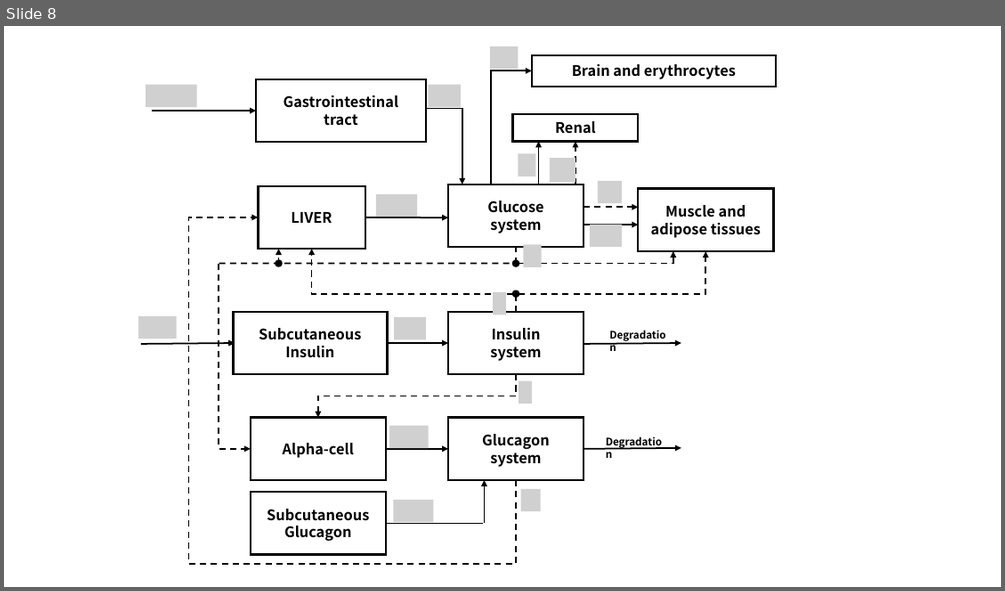
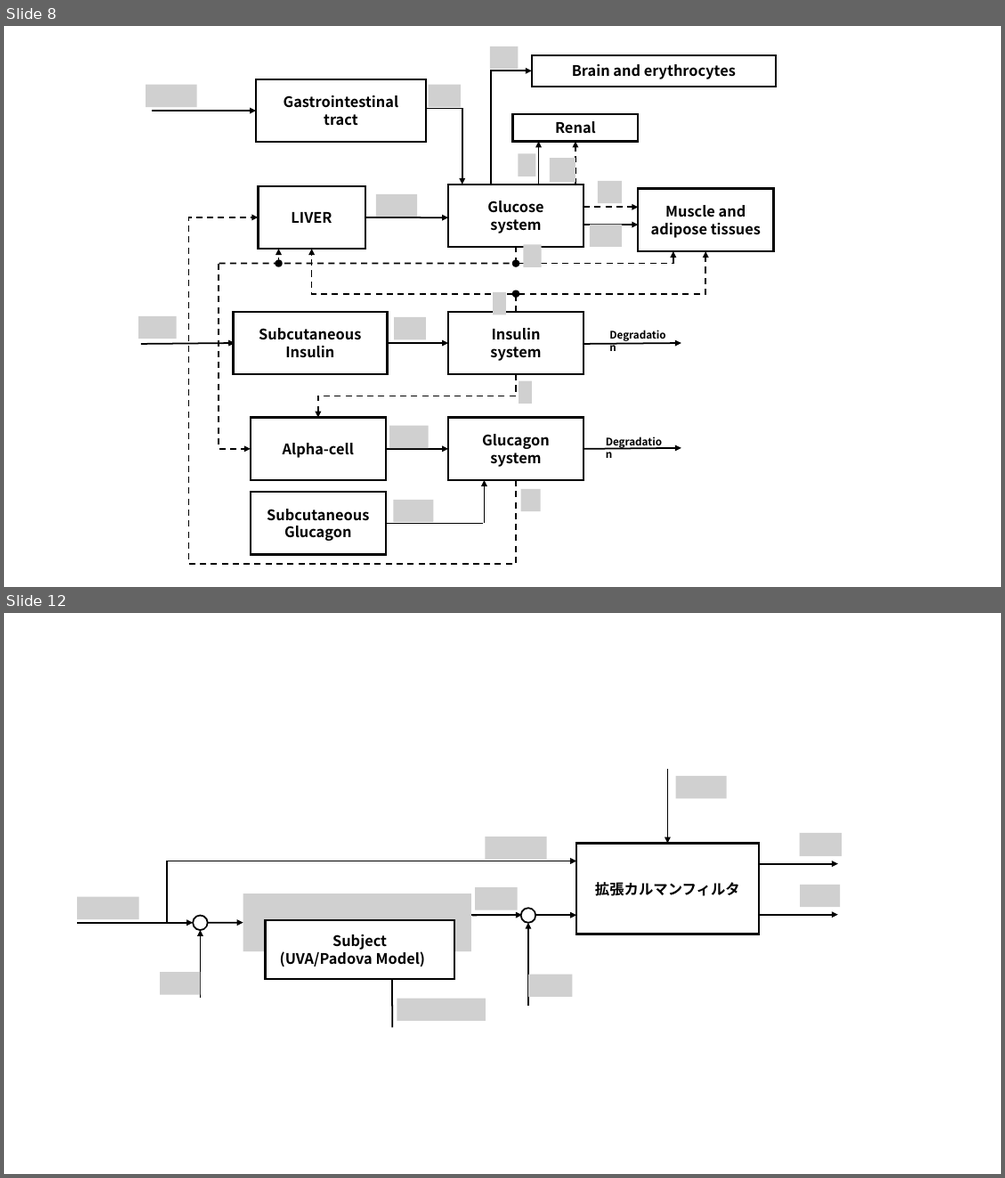
Before and after one commit to res4253/CPHS, a slide deck: fig.pptx. Shown one above the other, each under a label of ours: slide 8 before the commit, slides 8 and 12 after it; the slides between them are not shown. The pictures are 1005x591 and 1005x1178 pixels, drawn with LibreOffice and Linux fonts; fonts in the diff are those of the drawing; grey boxes stand for pictures. Boxes give left, top, right and bottom in pixels: in the first picture for what was removed or moved away, otherwise in the second. Text is boxed around its words. In the diff, an @@ line names an element or a change of style, - is before the commit and + after.

```diff
--- a/fig.pptx
+++ b/fig.pptx
@@ slide 12 added at [4,613,1001,1174], background #FFFFFF @@
@@ arrow added from (667, 769) to (667, 844), #000000 1.5 pt @@
@@ picture added at [676,776,727,798] @@
@@ picture added at [485,836,547,859] @@
@@ rectangle added at [577,844,760,934], fill #FFFFFF, outline #000000 2 pt, 14 pt, text #000000, bold @@
+拡張カルマンフィルタ
@@ picture added at [800,833,841,856] @@
@@ line added from (167, 923) to (167, 861), #000000 1.5 pt @@
@@ arrow added from (167, 861) to (577, 861), #000000 1.5 pt @@
@@ arrow added from (759, 863) to (838, 863), #000000 1.5 pt @@
@@ picture added at [77,896,139,919] @@
@@ picture added at [243,893,471,952] @@
@@ picture added at [475,887,517,910] @@
@@ picture added at [801,884,841,907] @@
@@ arrow added from (77, 923) to (194, 923), #000000 1.5 pt @@
@@ ellipse added at [194,915,208,930], fill #FFFFFF, outline #000000 1.5 pt @@
@@ arrow added from (200, 998) to (200, 930), #000000 1.5 pt @@
@@ arrow added from (208, 923) to (243, 923), #000000 1.5 pt @@
@@ rectangle added at [265,920,454,979], fill #FFFFFF, outline #000000 2 pt, 14 pt, text #000000, bold @@
+Subject
+(UVA/Padova Model)
@@ arrow added from (471, 915) to (577, 915), #000000 1.5 pt @@
@@ arrow added from (472, 915) to (522, 915), #000000 1.5 pt @@
@@ ellipse added at [521,908,535,923], fill #FFFFFF, outline #000000 1.5 pt @@
@@ arrow added from (528, 1005) to (528, 923), #000000 1.5 pt @@
@@ arrow added from (759, 915) to (838, 915), #000000 1.5 pt @@
@@ arrow added from (392, 1027) to (392, 952), #000000 1.5 pt @@
@@ picture added at [161,972,201,995] @@
@@ picture added at [528,974,573,997] @@
@@ picture added at [397,998,485,1021] @@
```
Also in this commit, not shown: 1 slide changed, 3 other slides added, 4 slides removed, 3 other files.
